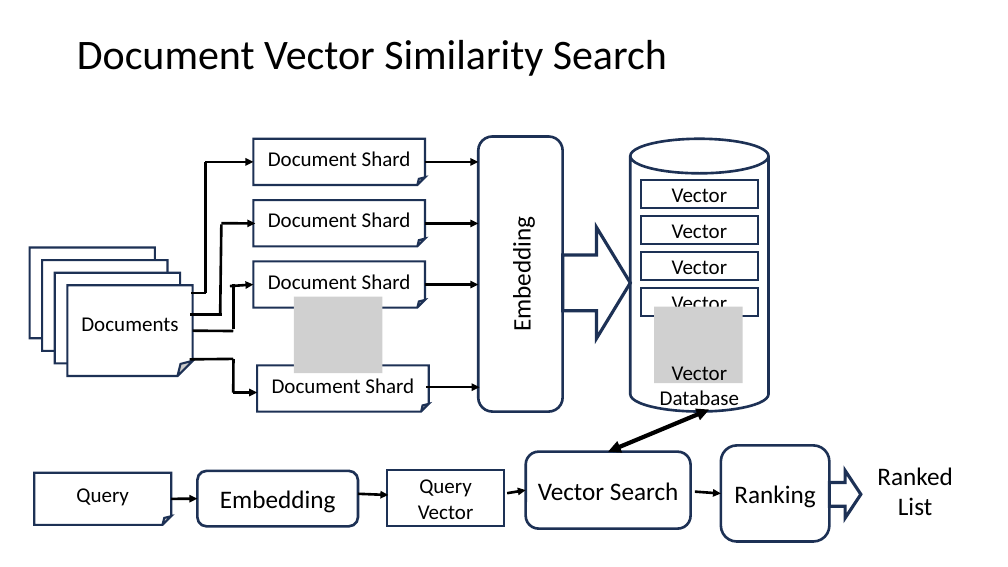
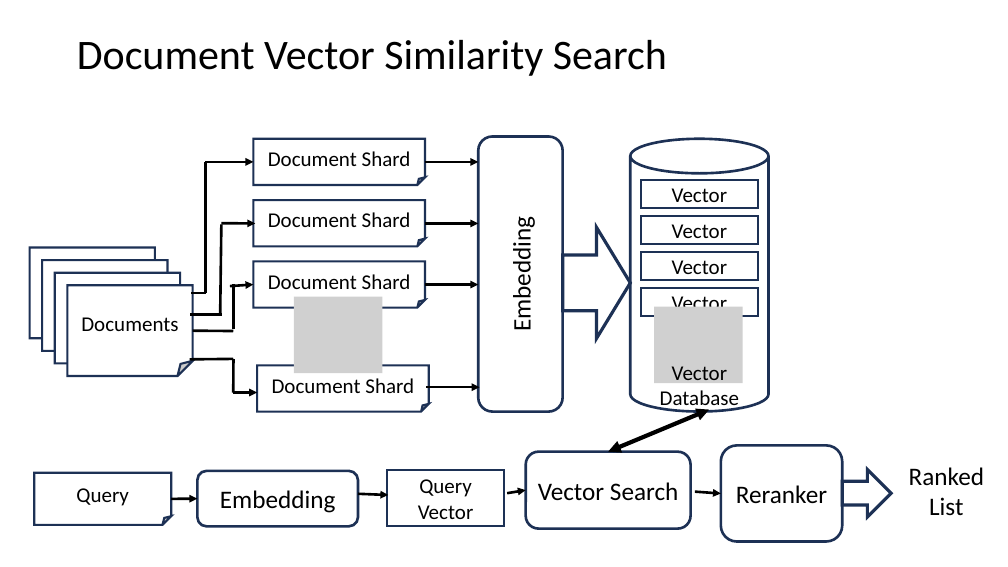
Before and after one commit to harelgabainew/school1, a slide deck: slide 9 of slides/7_DocumentWebSearching.pptx. Drawn at 1008x567 pixels with LibreOffice and Linux fonts; fonts in the diff are those of the drawing; grey boxes stand for pictures. Boxes give left, top, right and bottom in pixels: in the first picture for what was removed or moved away, otherwise in the second. Text is boxed around its words. In the diff, an @@ line names an element or a change of style, - is before the commit and + after.

```diff
--- a/slides/7_DocumentWebSearching.pptx
+++ b/slides/7_DocumentWebSearching.pptx
@@ rounded rectangle "Reranker": place and size @@
-rounded rectangle "Reranker" at [721, 445, 830, 541]
+rounded rectangle "Reranker" at [721, 445, 843, 541]
@@ text "Ranked List": place and size @@
-text "Ranked List" at [877, 467, 952, 515]
+text "Ranked List" at [909, 467, 984, 515]
@@ right arrow: place and size @@
-right arrow at [830, 470, 861, 518]
+right arrow at [842, 470, 892, 517]
@@ text in rounded rectangle at [736, 485, 827, 503]: text changed @@
-Ranking
+Reranker
```
Also in this commit, not shown: 1 other slide changed, 2 slides added.
